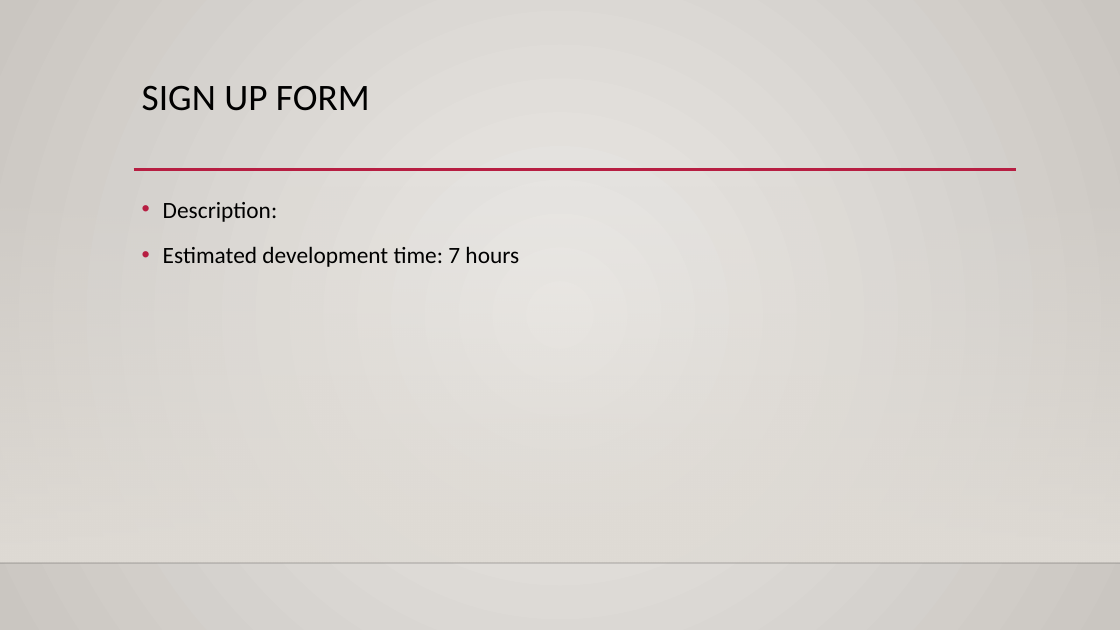
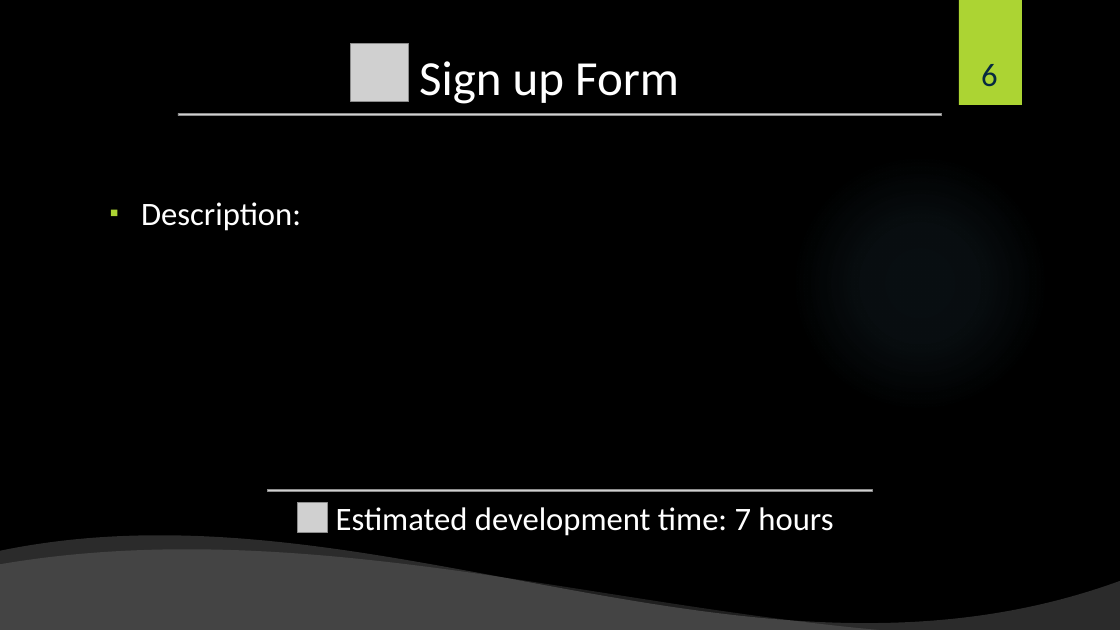
Before and after one commit to shiftlyapp/Shiftly, a slide deck: slide 6 of Backlog.pptx. Drawn at 1120x630 pixels with LibreOffice and Linux fonts; fonts in the diff are those of the drawing; grey boxes stand for pictures; background and template pictures are left out. Boxes give left, top, right and bottom in pixels: in the first picture for what was removed or moved away, otherwise in the second. Text is boxed around its words. In the diff, an @@ line names an element or a change of style, - is before the commit and + after.

```diff
--- a/Backlog.pptx
+++ b/Backlog.pptx
@@ background gradient #ECEAE7 to #CAC7C1 to picture (left out) @@
@@ rectangle added at [959, 0, 1022, 105], fill #ACD433 @@
@@ picture added at [350, 44, 408, 102] @@
@@ title at [419, 61, 679, 104]: text changed; size 32 to 42 pt; text colour #000000 to #FFFFFF @@
-SIGN UP FORM
+Sign up Form
@@ page number added at [981, 64, 998, 86], 28 pt, text #072A40 @@
+6
@@ picture added at [178, 113, 942, 116] @@
@@ line removed from (134, 170) to (1017, 170) @@
@@ ellipse added at [791, 154, 1049, 413], fill gradient #7AC4F0 @@
@@ rectangle removed at [0, 186, 1120, 563] @@
@@ text "Description:": place and size @@
-text "Description:" at [163, 202, 519, 267]
+text "Description:" at [141, 202, 833, 536]
@@ text "Description:" at [141, 202, 833, 536]: size 20 to 28 pt, text colour #000000 to #FFFFFF; bullet • to ▪; line spacing 1.2 to 1; bullet colour #B71E42 to #ACD433; alignment left to centre; bullet • to none @@
@@ picture added at [267, 490, 872, 492] @@
@@ picture added at [297, 503, 328, 534] @@
@@ wave added at [0, 534, 1120, 630], fill #FFFFFF at 17% opacity @@
@@ line removed from (0, 563) to (1120, 563) @@
@@ wave added at [0, 548, 1120, 630], fill #FFFFFF at 12% opacity @@
```
Also in this commit, not shown: 24 other slides changed, 1 slide added, 2 slides removed.
